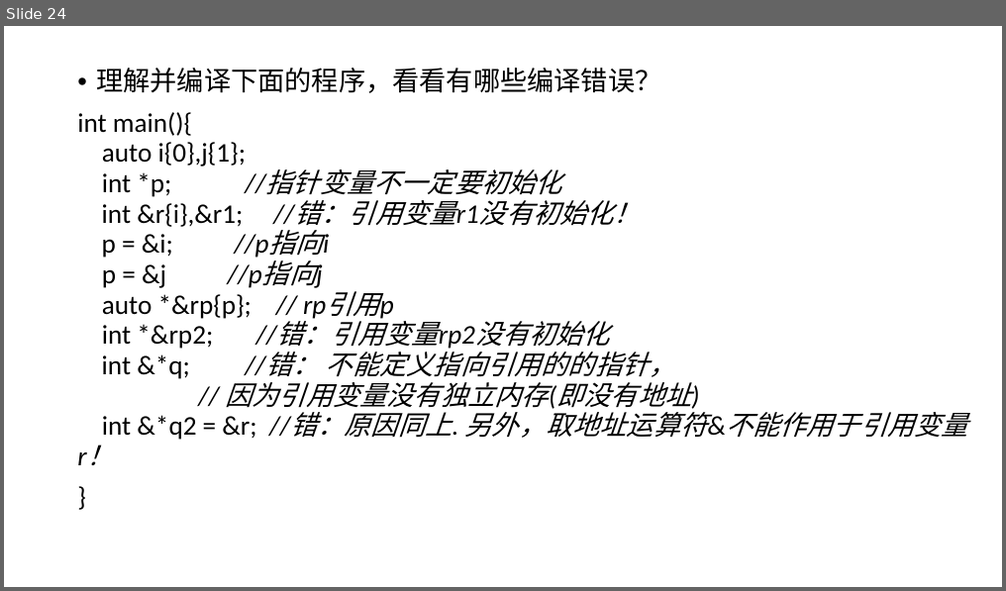
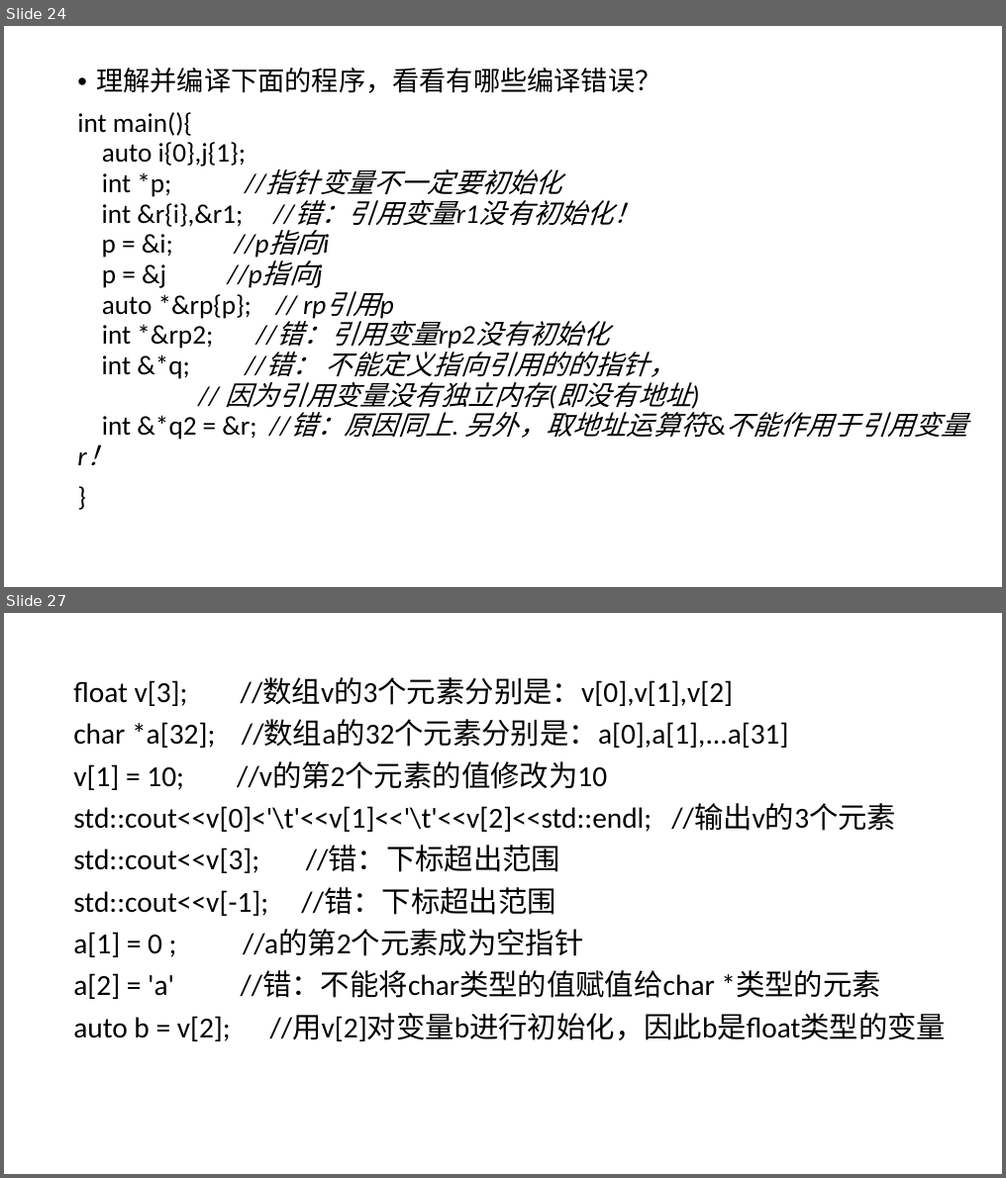
Before and after one commit to hwdong-net/cplusplus17, a slide deck: ppt/第5章 复合类型.pptx. Shown one above the other, each under a label of ours: slide 24 before the commit, slides 24 and 27 after it; the slides between them are not shown. The pictures are 1006x591 and 1006x1178 pixels, drawn with LibreOffice and Linux fonts; fonts in the diff are those of the drawing. Boxes give left, top, right and bottom in pixels: in the first picture for what was removed or moved away, otherwise in the second. Text is boxed around its words. In the diff, an @@ line names an element or a change of style, - is before the commit and + after.

```diff
--- a/ppt/第5章 复合类型.pptx
+++ b/ppt/第5章 复合类型.pptx
@@ slide 27 added at bbox=[4, 613, 1002, 1174], background #FFFFFF @@
@@ text added at bbox=[73, 677, 946, 1042], 28 pt, text #000000 @@
+float v[3]; //数组v的3个元素分别是：v[0],v[1],v[2]
+char *a[32]; //数组a的32个元素分别是：a[0],a[1],...a[31]
+v[1] = 10; //v的第2个元素的值修改为10
+std::cout<<v[0]<'\t'<<v[1]<<'\t'<<v[2]<<std::endl; //输出v的3个元素
+std::cout<<v[3]; //错：下标超出范围
+std::cout<<v[-1]; //错：下标超出范围
+a[1] = 0 ; //a的第2个元素成为空指针
+a[2] = 'a' //错：不能将char类型的值赋值给char *类型的元素
+auto b = v[2]; //用v[2]对变量b进行初始化，因此b是float类型的变量
```
Also in this commit, not shown: 25 other slides added.
